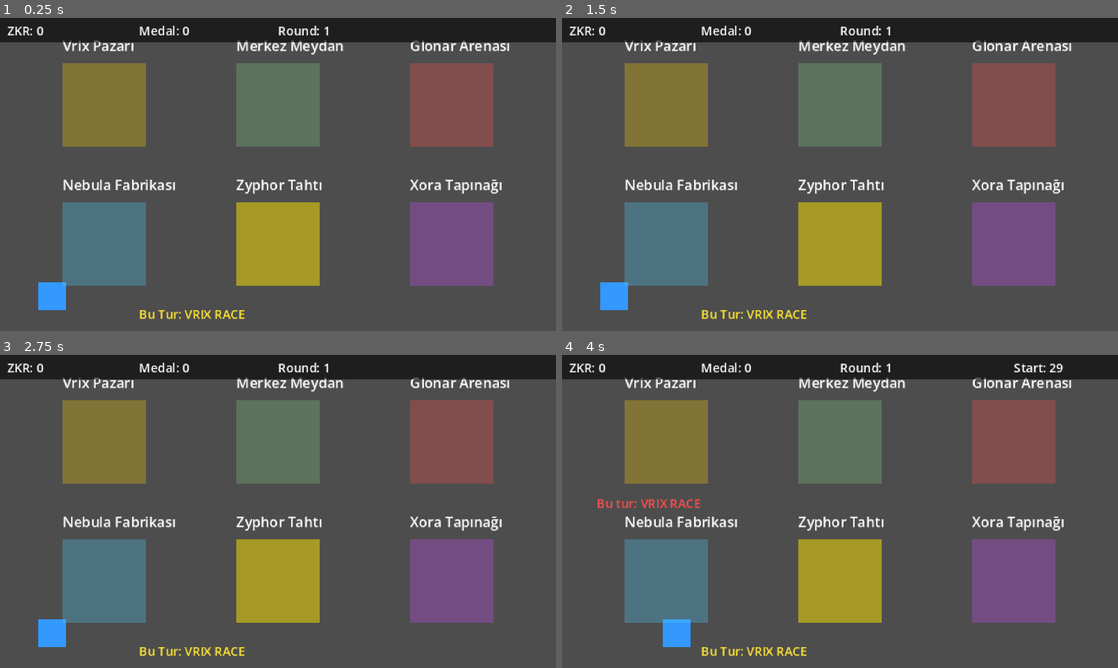
Above: before the commit, frames 1-4 (two rows, left to right).
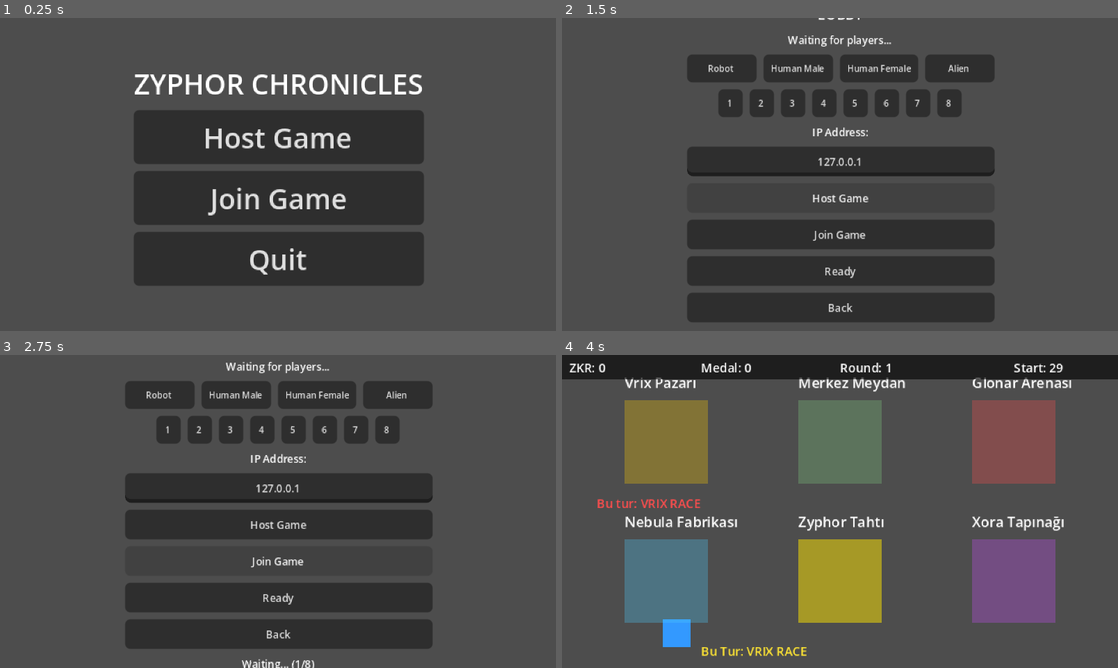
Above: after the commit, the same moments.

Repository: IchbineineBiene2/co-op-pixel-game
Game: Godot game, scene res://scenes/main_menu.tscn
Same seed, same stepped clock (60 frames per second), same inputs: the game is played once before the commit and once after it. Before the commit the project starts from res://scenes/main_map.tscn.
Inputs (mouse positions are in pixels of both pictures, inside the frame that each line leads up to):
- Up to frame 1 (0.25 s): no input
- Up to frame 2 (1.5 s): click (840, 136) at 0.5 s, where only the run after the commit has a clickable "Host Game"; click (840, 208) at 1.25 s, where only the run after the commit has a clickable "Host Game"
- Up to frame 3 (2.75 s): click (278, 570) at 2 s, where only the run after the commit has a clickable "Join Game"
- Up to frame 4 (4 s): click (840, 596) at 2.75 s, where only the run after the commit has a clickable "Ready"; tap Enter at 3.5 s; hold D (move_right) from 3.53 s (still down); hold Space (action_a) from 3.53 s (still down)

The runs differ from the first frame. In frame 1, 54% of the frame differs, in the area x 0-100%, y 0-97%; in frame 2, 55%; in frame 3, 56%, in the area x 0-100%, y 0-100%; in frame 4, less than 0.1%.

Commit message:
feat: M2 complete - LAN multiplayer working, player sync, dual character spawn fixed

Diff:
--- a/zyphor-chronicles/project.godot
+++ b/zyphor-chronicles/project.godot
@@ -11,7 +11,7 @@
 [application]
 
 config/name="ZyphorChronicles"
-run/main_scene="uid://j4qiducd1h7u"
+run/main_scene="uid://befxr63stcs7r"
 config/features=PackedStringArray("4.6", "Forward Plus")
 config/icon="res://icon.svg"
 
--- a/zyphor-chronicles/scenes/lobby.gd
+++ b/zyphor-chronicles/scenes/lobby.gd
@@ -1,11 +1,14 @@
 extends Node2D
+
+var vbox: VBoxContainer = null
+var ip_input: LineEdit = null
 
 func _ready() -> void:
 	# UI'yi kod ile oluştur
 	var canvas = CanvasLayer.new()
 	add_child(canvas)
 
-	var vbox = VBoxContainer.new()
+	vbox = VBoxContainer.new()
 	vbox.set_anchors_preset(Control.PRESET_CENTER)
 	vbox.grow_horizontal = Control.GROW_DIRECTION_BOTH
 	vbox.grow_vertical = Control.GROW_DIRECTION_BOTH
@@ -51,6 +54,37 @@
 		btn.pressed.connect(_on_color_selected.bind(i))
 		color_hbox.add_child(btn)
 
+	var ip_label = Label.new()
+	ip_label.text = "IP Address:"
+	ip_label.add_theme_font_size_override("font_size", 6)
+	ip_label.horizontal_alignment = HORIZONTAL_ALIGNMENT_CENTER
+	vbox.add_child(ip_label)
+
+	ip_input = LineEdit.new()
+	ip_input.name = "IPInput"
+	ip_input.placeholder_text = "192.168.1.x"
+	ip_input.text = "127.0.0.1"
+	ip_input.custom_minimum_size = Vector2(120, 16)
+	ip_input.add_theme_font_size_override("font_size", 6)
+	ip_input.alignment = HORIZONTAL_ALIGNMENT_CENTER
+	vbox.add_child(ip_input)
+
+	var btn_host = Button.new()
+	btn_host.name = "BtnHost"
+	btn_host.text = tr("BTN_HOST")
+	btn_host.custom_minimum_size = Vector2(120, 14)
+	btn_host.add_theme_font_size_override("font_size", 6)
+	btn_host.pressed.connect(_on_host_pressed)
+	vbox.add_child(btn_host)
+
+	var btn_join = Button.new()
+	btn_join.name = "BtnJoin"
+	btn_join.text = tr("BTN_JOIN")
+	btn_join.custom_minimum_size = Vector2(120, 14)
+	btn_join.add_theme_font_size_override("font_size", 6)
+	btn_join.pressed.connect(_on_join_pressed)
+	vbox.add_child(btn_join)
+
 	# Hazır ve Geri butonları
 	var btn_ready = Button.new()
 	btn_ready.name = "BtnReady"
@@ -80,17 +114,42 @@
 	PlayerData.color_palette = color_index
 	print("Renk seçildi: ", color_index)
 
+func _on_host_pressed() -> void:
+	NetworkManager.host_game()
+	GameManager.register_player(1, SaveManager.player_name)
+	_show_waiting()
+
+func _on_join_pressed() -> void:
+	var ip = "127.0.0.1"
+	if ip_input != null and ip_input.text != "":
+		ip = ip_input.text
+	NetworkManager.join_game(ip)
+	_show_waiting()
+
+func _show_waiting() -> void:
+	if vbox == null:
+		return
+	var waiting = Label.new()
+	waiting.name = "WaitingLabel"
+	waiting.text = "Waiting... (1/" + str(NetworkManager.MAX_PLAYERS) + ")"
+	waiting.horizontal_alignment = HORIZONTAL_ALIGNMENT_CENTER
+	waiting.add_theme_font_size_override("font_size", 6)
+	vbox.add_child(waiting)
+
 func _on_ready_pressed() -> void:
 	var my_id = multiplayer.get_unique_id()
 	GameManager.register_player(my_id, SaveManager.player_name)
-	print("Hazır! ID: ", my_id)
+	get_tree().change_scene_to_file("res://scenes/main_map.tscn")
 
 func _on_back_pressed() -> void:
 	NetworkManager.disconnect_game()
 	get_tree().change_scene_to_file("res://scenes/main_menu.tscn")
 
 func _on_player_connected(peer_id: int) -> void:
-	print("Oyuncu katıldı: ", peer_id)
+	GameManager.register_player(peer_id, "Player " + str(peer_id))
+	var waiting = vbox.find_child("WaitingLabel") if vbox else null
+	if waiting:
+		waiting.text = "Players: " + str(GameManager.players.size())
 
 func _on_player_disconnected(peer_id: int) -> void:
 	print("Oyuncu ayrıldı: ", peer_id)
--- a/zyphor-chronicles/scripts/autoload/NetworkManager.gd
+++ b/zyphor-chronicles/scripts/autoload/NetworkManager.gd
@@ -1,6 +1,6 @@
 extends Node
 
-const PORT = 7777
+const PORT = 7779
 const MAX_PLAYERS = 8
 
 var peer = null
@@ -21,7 +21,8 @@
 	peer = ENetMultiplayerPeer.new()
 	var error = peer.create_server(PORT, MAX_PLAYERS)
 	if error != OK:
-		push_error("Host kurulamadı: " + str(error))
+		peer = null
+		push_error("Host kurulamadı, port: " + str(PORT) + " hata: " + str(error))
 		return
 	multiplayer.multiplayer_peer = peer
 	print("Host kuruldu, port: ", PORT)
@@ -32,6 +33,7 @@
 	var error = peer.create_client(ip, PORT)
 	if error != OK:
 		push_error("Bağlanılamadı: " + str(error))
+		peer = null
 		return
 	multiplayer.multiplayer_peer = peer
 	print("Bağlanılıyor: ", ip)
@@ -66,4 +68,10 @@
 # ── RPC: Sahne Geçişi ────────────────────────────────────────
 @rpc("authority", "call_local", "reliable")
 func change_scene_for_all(scene_path: String) -> void:
-	get_tree().change_scene_to_file(scene_path)
+	get_tree().call_deferred("change_scene_to_file", scene_path)
+
+# ── RPC: Oyuncu Verisi Sync ──────────────────────────────────
+@rpc("any_peer", "call_local", "reliable")
+func sync_player_data(peer_id: int, player_name: String) -> void:
+	GameManager.register_player(peer_id, player_name)
+	print("Oyuncu sync: ", peer_id, " - ", player_name)
--- a/zyphor-chronicles/scripts/main_map.gd
+++ b/zyphor-chronicles/scripts/main_map.gd
@@ -3,6 +3,7 @@
 const SPEED = 80.0
 
 var player: CharacterBody2D = null
+var other_players: Dictionary = {}
 
 func _ready() -> void:
 	_create_player()
@@ -19,11 +20,29 @@
 	announce.modulate = Color(1, 0.9, 0.2)
 	add_child(announce)
 
+	NetworkManager.player_connected.connect(_on_player_connected)
+	NetworkManager.player_disconnected.connect(_on_player_disconnected)
+	multiplayer.peer_connected.connect(_on_peer_connected)
+
+	# Mevcut bağlı oyuncuları spawn et
+	if multiplayer.has_multiplayer_peer():
+		var my_id = multiplayer.get_unique_id()
+		for peer_id in GameManager.players.keys():
+			if peer_id != my_id:
+				_spawn_other_player(peer_id)
+		if GameManager.players.size() > 1:
+			_announce_join.rpc()
+
 func _create_player() -> void:
 	player = CharacterBody2D.new()
 	player.name = "Player"
 
-	# Collision shape
+	# Peer ID sakla
+	var my_id = 1
+	if multiplayer.has_multiplayer_peer():
+		my_id = multiplayer.get_unique_id()
+	player.set_meta("peer_id", my_id)
+
 	var collision = CollisionShape2D.new()
 	var shape = CapsuleShape2D.new()
 	shape.radius = 8.0
@@ -31,20 +50,32 @@
 	collision.shape = shape
 	player.add_child(collision)
 
-	# Görsel (şimdilik renkli kutu)
 	var sprite = ColorRect.new()
 	sprite.size = Vector2(16, 16)
 	sprite.position = Vector2(-8, -8)
-	sprite.color = Color(0.2, 0.6, 1.0)
+	# Host mavi, join turuncu
+	if my_id == 1:
+		sprite.color = Color(0.2, 0.6, 1.0)
+	else:
+		sprite.color = Color(1.0, 0.5, 0.0)
 	player.add_child(sprite)
 
 	player.position = Vector2(30, 160)
 	add_child(player)
 
-func _physics_process(delta: float) -> void:
+func _physics_process(_delta: float) -> void:
 	if player == null:
 		return
 
+	# Sadece kendi karakterini kontrol et
+	var my_id = 1
+	if multiplayer.has_multiplayer_peer():
+		my_id = multiplayer.get_unique_id()
+
+	if player.get_meta("peer_id") != my_id:
+		return
+
+	var speed = 80.0
 	var direction = Vector2.ZERO
 	direction.x = Input.get_axis("move_left", "move_right")
 	direction.y = Input.get_axis("move_up", "move_down")
@@ -52,8 +83,78 @@
 	if direction.length() > 0:
 		direction = direction.normalized()
 
-	player.velocity = direction * SPEED
+	player.velocity = direction * speed
 	player.move_and_slide()
+
+	if multiplayer.has_multiplayer_peer():
+		_sync_position.rpc(player.position)
+
+func _on_peer_connected(id: int) -> void:
+	print("Peer bağlandı: ", id)
+
+func _on_player_connected(peer_id: int) -> void:
+	_spawn_other_player(peer_id)
+
+func _on_player_disconnected(peer_id: int) -> void:
+	if other_players.has(peer_id):
+		other_players[peer_id].queue_free()
+		other_players.erase(peer_id)
+
+func _spawn_other_player(peer_id: int) -> void:
+	# Kendini spawn etme
+	var my_id = 1
+	if multiplayer.has_multiplayer_peer():
+		my_id = multiplayer.get_unique_id()
+	if peer_id == my_id:
+		return
+
+	# Zaten spawn edilmişse tekrar ekleme
+	if other_players.has(peer_id):
+		return
+
+	var other = CharacterBody2D.new()
+	other.name = "Player_" + str(peer_id)
+
+	var collision = CollisionShape2D.new()
+	var shape = CapsuleShape2D.new()
+	shape.radius = 8.0
+	shape.height = 16.0
+	collision.shape = shape
+	other.add_child(collision)
+
+	var sprite = ColorRect.new()
+	sprite.size = Vector2(16, 16)
+	sprite.position = Vector2(-8, -8)
+	# Host mavi, diğerleri turuncu
+	sprite.color = Color(1.0, 0.5, 0.0) if peer_id != 1 else Color(0.2, 0.6, 1.0)
+	other.add_child(sprite)
+
+	other.position = Vector2(160, 90)
+	add_child(other)
+	other_players[peer_id] = other
+
+@rpc("any_peer", "unreliable")
+func _sync_position(pos: Vector2) -> void:
+	if not is_inside_tree():
+		return
+	var sender_id = multiplayer.get_remote_sender_id()
+	if other_players.has(sender_id):
+		other_players[sender_id].position = pos
+
+@rpc("any_peer", "call_local")
+func _announce_join() -> void:
+	var sender_id = multiplayer.get_remote_sender_id()
+	if sender_id == 0:
+		return
+	if not other_players.has(sender_id):
+		_spawn_other_player(sender_id)
+	# Karşı tarafa da bizi spawn ettir
+	_spawn_me.rpc_id(sender_id, multiplayer.get_unique_id())
+
+@rpc("any_peer")
+func _spawn_me(peer_id: int) -> void:
+	if not other_players.has(peer_id):
+		_spawn_other_player(peer_id)
 
 func _create_zones() -> void:
 	var zones = [
